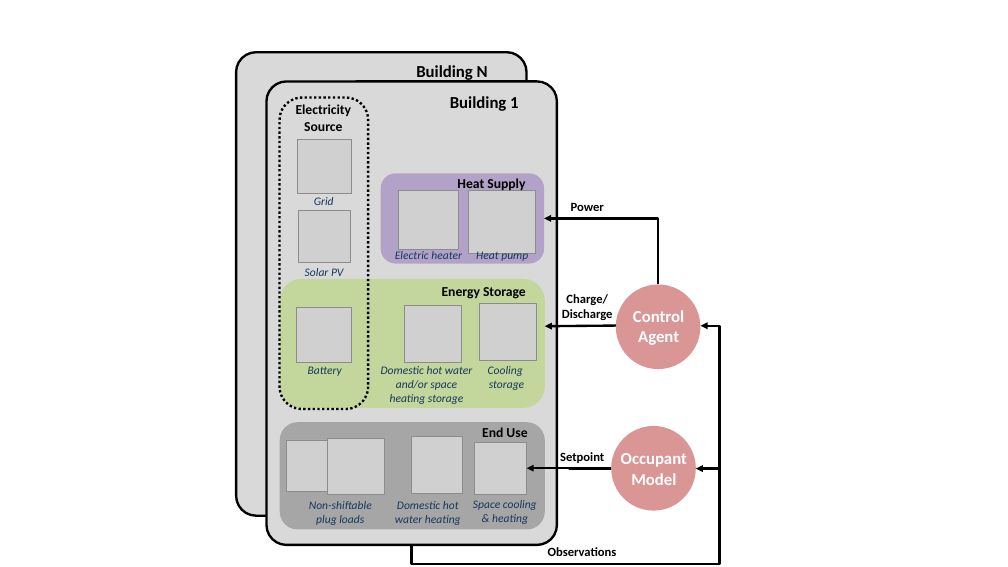
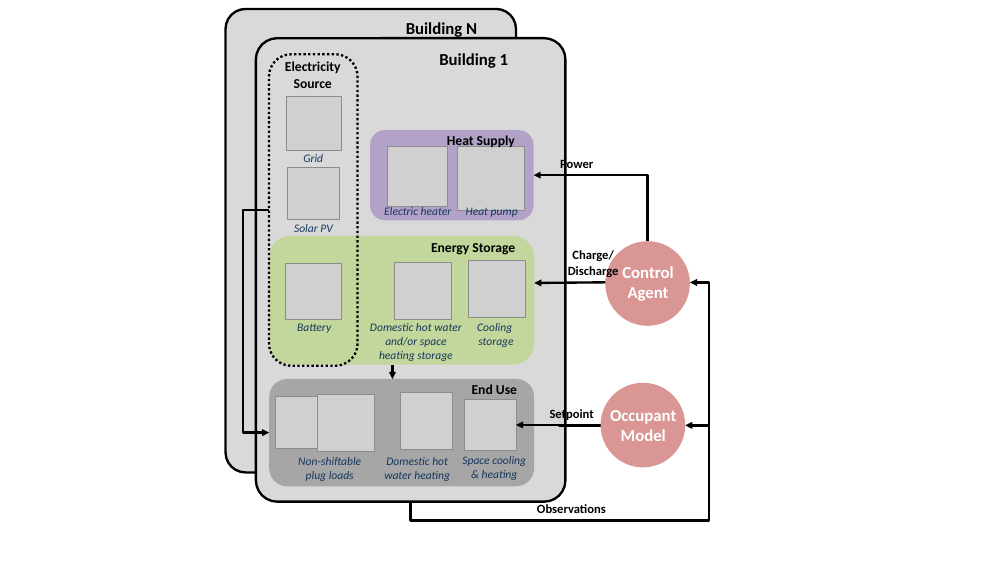
Before and after one commit to intelligent-environments-lab/CityLearn, a slide deck: slide 1 of assets/images/citylearn_systems.pptx. Drawn at 1008x567 pixels with LibreOffice and Linux fonts; fonts in the diff are those of the drawing; grey boxes stand for pictures. Boxes give left, top, right and bottom in pixels: in the first picture for what was removed or moved away, otherwise in the second. Text is boxed around its words. In the diff, an @@ line names an element or a change of style, - is before the commit and + after.

```diff
--- a/assets/images/citylearn_systems.pptx
+++ b/assets/images/citylearn_systems.pptx
@@ rounded rectangle: place and size @@
-rounded rectangle at [266, 82, 557, 545]
+rounded rectangle at [256, 38, 565, 501]
@@ elbow arrow added from (269, 210) to (269, 433), #000000 2.25 pt @@
@@ text "Charge/": place and size @@
-text "Charge/" at [562, 294, 613, 320]
+text "Charge/" at [568, 250, 619, 278]
@@ elbow arrow moved from (701, 326) - (412, 545) to (690, 283) - (411, 502) @@
@@ 21 texts, 11 pictures, 5 rounded rectangles, 2 elbow arrows, 2 ellipses, 2 arrows: place and size @@
-21 texts, 11 pictures, 5 rounded rectangles, 2 elbow arrows, 2 ellipses, 2 arrows at [236, 52, 718, 556]
+21 texts, 11 pictures, 5 rounded rectangles, 2 elbow arrows, 2 ellipses, 2 arrows at [225, 9, 708, 513]
@@ arrow added from (392, 364) to (392, 379), #000000 2.25 pt @@
```
Also in this commit, not shown: 1 slide added, 1 other file.
